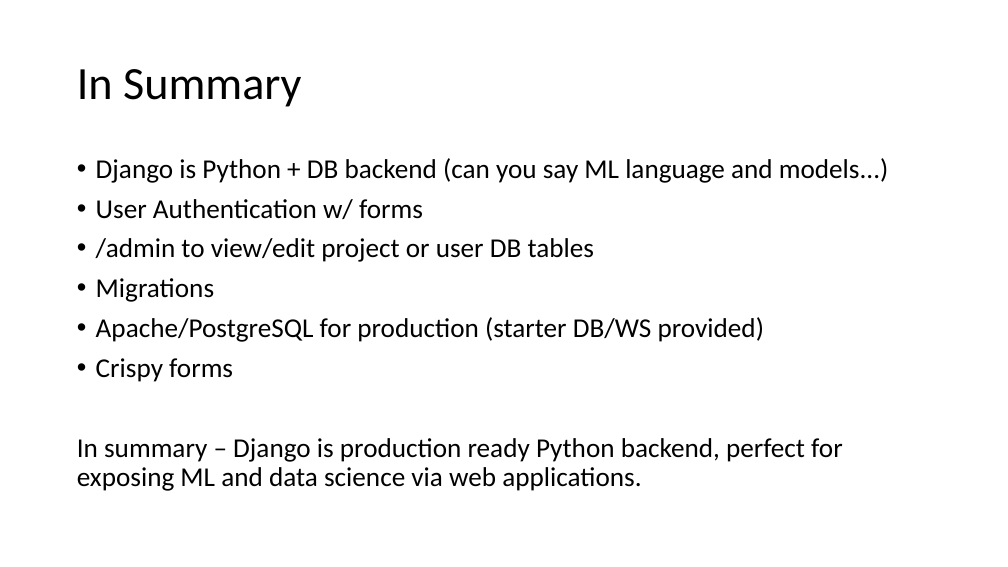
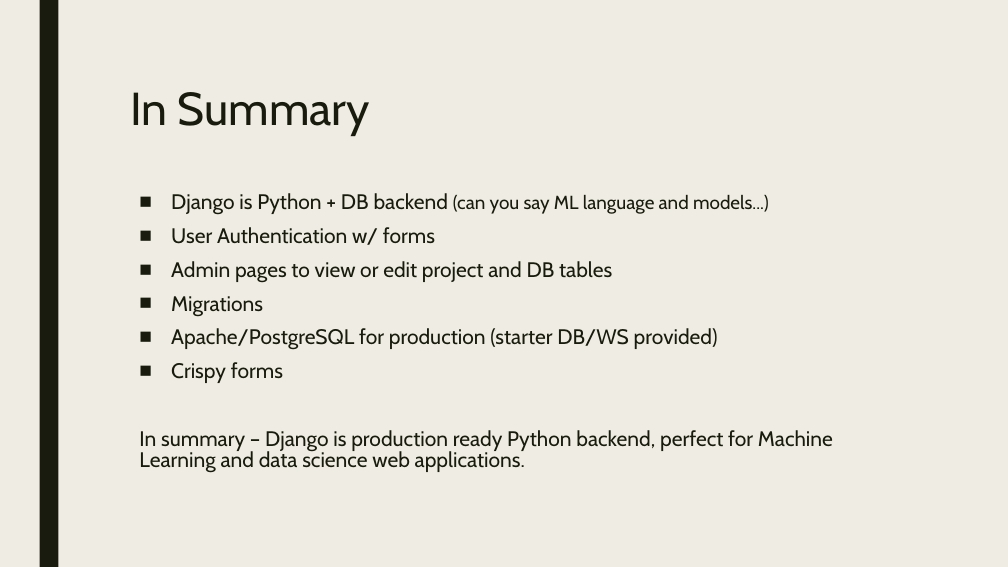
Before and after one commit to cwinsor/django_102_pluralsight, a slide deck: slide 15 of presentation.pptx. Drawn at 1008x567 pixels with LibreOffice and Linux fonts; fonts in the diff are those of the drawing. Boxes give left, top, right and bottom in pixels: in the first picture for what was removed or moved away, otherwise in the second. Text is boxed around its words. In the diff, an @@ line names an element or a change of style, - is before the commit and + after.

```diff
--- a/presentation.pptx
+++ b/presentation.pptx
@@ background #FFFFFF to #EFEDE3 @@
@@ rectangle added at <box>39,0,58,567</box>, fill #191B0E @@
@@ title "In Summary": place and size @@
-title "In Summary" at <box>77,69,301,107</box>
+title "In Summary" at <box>130,92,370,136</box>
@@ title "In Summary" at <box>130,92,370,136</box>: font Calibri to Cabin, text colour #000000 to #191B0E; line spacing 0.9 to 0.89; vertical alignment middle to top @@
@@ text "Django is Python + DB ...": place and size @@
-text "Django is Python + DB ..." at <box>77,158,889,491</box>
+text "Django is Python + DB ..." at <box>139,193,833,473</box>
@@ text at <box>171,193,769,383</box>: size 25.9 to 20 pt in "Django is Python + DB backend", "User Authentication w/ forms", "Migrations", "Apache/PostgreSQL for production (starter DB/WS provided)" and 1 more places; size 25.9 to 18 pt in "(can you say ML language and models...)"; font Calibri to Cabin, text colour #000000 to #191B0E in "Django is Python + DB backend (can ...", "User Authentication w/ forms", "Migrations", "Apache/PostgreSQL for production (starter DB/WS provided)" and 1 more places; bullet • to ■; line spacing 0.9 to 0.84; more space between paragraphs @@
@@ text at <box>171,261,612,283</box>: text changed; size 25.9 to 20 pt; font Calibri to Cabin; text colour #000000 to #191B0E @@
-• /admin to view/edit project or user DB tables
+■ Admin pages to view or edit project and DB tables
@@ text at <box>139,430,833,473</box>: text changed; size 25.9 to 20 pt; font Calibri to Cabin; text colour #000000 to #191B0E @@
-In summary – Django is production ready Python backend, perfect for exposing ML and data science via web applications.
+In summary – Django is production ready Python backend, perfect for Machine Learning and data science web applications.
```
Also in this commit, not shown: 16 other slides changed, 3 slides removed.
